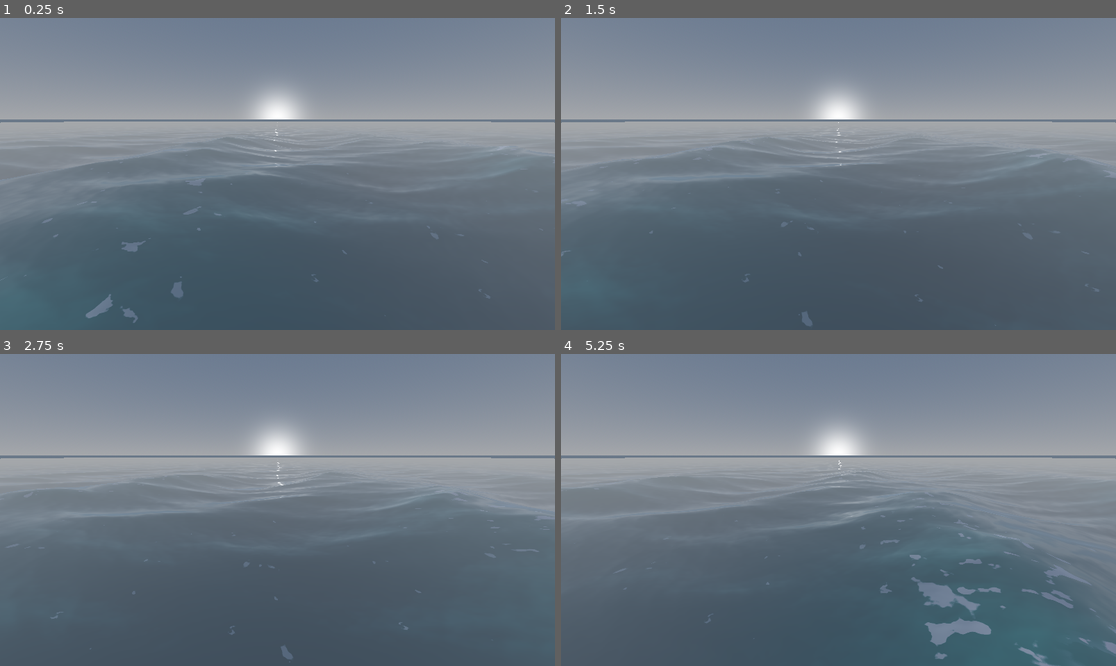
Above: before the commit, frames 1-4 (two rows, left to right).
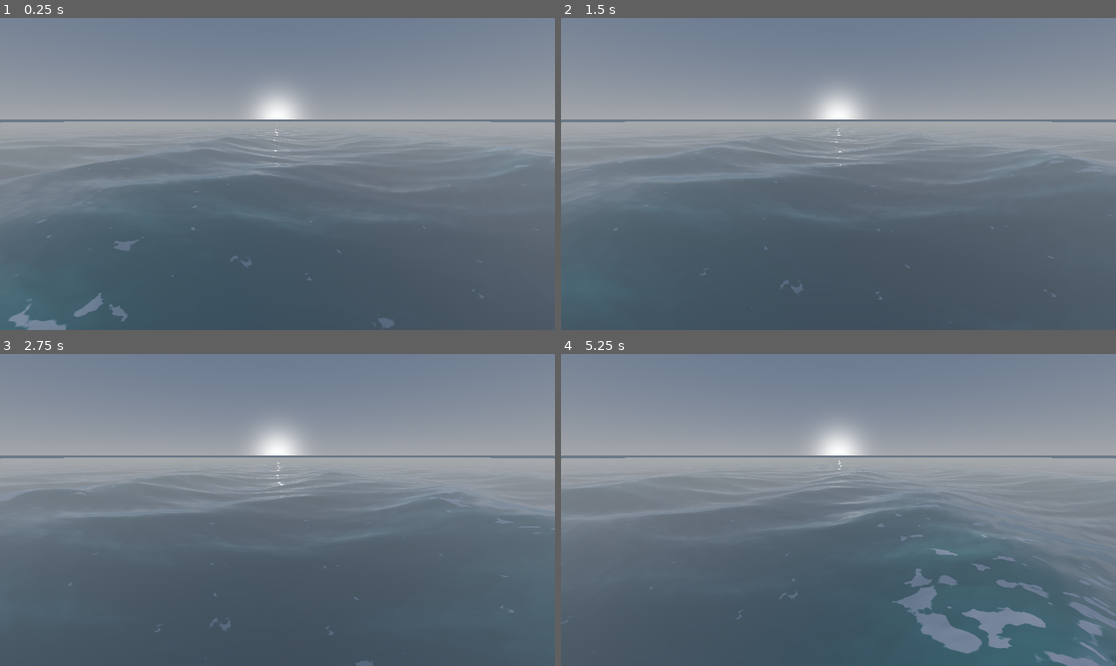
Above: after the commit, the same moments.

Repository: UrHighnez/ocean-simulation
Game: Godot game, scene res://world.tscn
The game is run twice, just before and just after one commit, with the same random seed, the same clock (stepped at 60 frames per second) and the same inputs.
Inputs:
- Up to frame 1 (0.25 s): no input
- Up to frame 2 (1.5 s): no input
- Up to frame 3 (2.75 s): no input
- Up to frame 4 (5.25 s): no input

The runs differ from the first frame. In frame 1, 1.1% of the frame differs, in the area x 0-89%, y 52-100%; in frame 2, 0.2%; in frame 3, 0.3%; in frame 4, 4.0%, in the area x 0-100%, y 48-100%.

Commit message:
update ripples for storm intensity

Diff:
--- a/ocean.gdshader
+++ b/ocean.gdshader
@@ -149,23 +149,26 @@
 
 // --- FRAGMENT SHADER ---
 void fragment() {
+    // --- GLOBAL STORM MODULATION ---
+    // Extracted to top-level to dynamically flatten geometry and disable foam simultaneously.
+    float storm_fade = smoothstep(0.0, 0.2, storm_intensity);
+
     // 1. DUAL-LAYER NORMAL MAPPING (MICRO-GEOMETRY)
     vec2 wind_dir_vec = rotate_dir(vec2(1.0, 0.0), wind_direction_degrees);
-
-    vec2 normal_uv1 = world_xz_var * normal_uv_scale + wind_dir_vec * TIME * normal_pan_speed.x;
-    // Offset scale and reverse/skew direction for the secondary layer to create chaotic intersections
-    vec2 normal_uv2 = world_xz_var * (normal_uv_scale * 1.3) - vec2(wind_dir_vec.y, wind_dir_vec.x) * TIME * normal_pan_speed.y;
+    float ripple_speed = mix(0.5, 2.5, storm_intensity);
+
+    vec2 normal_uv1 = world_xz_var * normal_uv_scale + wind_dir_vec * TIME * normal_pan_speed.x * ripple_speed;
+    vec2 normal_uv2 = world_xz_var * (normal_uv_scale * 1.3) - vec2(wind_dir_vec.y, wind_dir_vec.x) * TIME * normal_pan_speed.y * ripple_speed;
 
     vec3 n1 = texture(wave_normal_map, normal_uv1).rgb;
     vec3 n2 = texture(wave_normal_map, normal_uv2).rgb;
 
-    // Unpack, sum, and repack the normals (Simplified UDN Blending)
     vec3 t1 = n1 * 2.0 - 1.0;
     vec3 t2 = n2 * 2.0 - 1.0;
     vec3 combined_normal = normalize(vec3(t1.xy + t2.xy, t1.z));
 
     NORMAL_MAP = combined_normal * 0.5 + 0.5;
-    NORMAL_MAP_DEPTH = normal_scale;
+    NORMAL_MAP_DEPTH = normal_scale * storm_fade;
 
     // 2. HEIGHT & BASE COLOR CALCULATION
     float normalized_height = clamp(wave_height_var / max(0.1, local_max_height_var), 0.0, 1.0);
@@ -178,54 +181,56 @@
     albedo_color = mix(albedo_color, color_crest, mix_high);
 
     // 3. FRESNEL REFLECTANCE
-    // Calculates the angle between the camera view and the surface normal.
-    // Grazing angles return 1.0, facing angles return 0.0.
     float fresnel = pow(1.0 - clamp(dot(NORMAL, VIEW), 0.0, 1.0), fresnel_power);
-
-    // Mix the deep water color with the horizon color based on the Fresnel term.
-    // This physically grounds the water into the environment skybox.
     albedo_color = mix(albedo_color, horizon_color, fresnel * 0.8);
 
     // 4. SUBSURFACE SCATTERING (SSS) APPROXIMATION
-    // Light penetrates the peaks of the waves. We fake this volumetric transmittance
-    // by mapping the crest color into the EMISSION channel based on wave height.
     float sss_mask = smoothstep(0.4, 1.0, normalized_height);
     vec3 sss_emission = color_crest * sss_mask * sss_intensity;
 
-    // 5. FOAM CALCULATION (Unchanged logic, seamlessly applied over the new geometry)
+    // 5. FOAM CALCULATION
     float foam_mix = 0.0;
 
     if (vertex_dist_var < foam_max_render_distance) {
         float proximity_fade = 1.0 - smoothstep(foam_max_render_distance - foam_proximity_fade_margin, foam_max_render_distance, vertex_dist_var);
         float storm_foam_speed = mix(1.0, 2.5, storm_intensity);
 
-        vec2 world_pan_offset = wind_dir_vec * TIME * 0.8 * storm_foam_speed;
-        vec2 panned_world_xz = world_xz_var + world_pan_offset;
-
-        vec2 crest_noise_uv = panned_world_xz * foam_noise_scale;
-        float combined_crest_noise = pow(texture(foam_noise, crest_noise_uv).r, 2.0);
-
-        vec2 valley_noise_uv = (panned_world_xz + vec2(173.1, -231.7)) * valley_foam_scale;
-        vec2 fluid_warp = vec2(sin(world_xz_var.y * 0.15 + TIME * 0.8), cos(world_xz_var.x * 0.15 + TIME * 0.8)) * 0.04;
+        vec2 crest_uv_offset = wind_dir_vec * TIME * 0.04 * storm_foam_speed;
+        vec2 valley_uv_offset = wind_dir_vec * TIME * 0.005 * storm_foam_speed;
+
+        vec2 crest_noise_uv = world_xz_var * foam_noise_scale + crest_uv_offset;
+        float raw_crest_noise = texture(foam_noise, crest_noise_uv).r;
+        float combined_crest_noise = raw_crest_noise * raw_crest_noise;
+
+        vec2 valley_uncorrelated_xz = vec2(world_xz_var.y + 173.1, world_xz_var.x - 231.7);
+        vec2 valley_noise_uv = valley_uncorrelated_xz * valley_foam_scale + valley_uv_offset;
+
+        vec2 fluid_warp = vec2(
+            sin(world_xz_var.y * 0.15 + TIME * 0.8),
+            cos(world_xz_var.x * 0.15 + TIME * 0.8)
+        ) * 0.04;
         valley_noise_uv += fluid_warp;
 
-        float combined_valley_noise = pow(texture(foam_noise, valley_noise_uv).r, 2.0);
+        float raw_valley_noise = texture(foam_noise, valley_noise_uv).r;
+        float combined_valley_noise = raw_valley_noise * raw_valley_noise;
 
         float unified_noise = max(combined_crest_noise, combined_valley_noise);
-
-        float storm_fade = smoothstep(0.0, 0.2, storm_intensity);
 
         float dynamic_crest_level = foam_level * storm_fade;
         float crest_threshold = max(0.0, 1.0 - dynamic_crest_level - (storm_intensity * 0.4));
+
         float dynamic_valley_amount = valley_foam_amount * storm_fade;
         float valley_threshold = mix(1.0, 0.5, dynamic_valley_amount);
 
         float dynamic_threshold = mix(valley_threshold, crest_threshold, smoothstep(0.2, 0.8, normalized_height));
 
         float base_foam = smoothstep(dynamic_threshold, dynamic_threshold + foam_edge_softness, unified_noise);
-        base_foam *= mix(0.65, 1.0, normalized_height);
+
+        float opacity_fade = mix(0.65, 1.0, normalized_height);
+        base_foam *= opacity_fade;
 
         float peak_mask = smoothstep(0.85, 0.95, normalized_height);
+
         float sharp_threshold = mix(1.0, 0.3, storm_fade);
         float sharp_edge = peak_mask * smoothstep(sharp_threshold, sharp_threshold + foam_edge_softness, unified_noise);
 
@@ -236,7 +241,7 @@
     albedo_color = mix(albedo_color, color_foam, foam_mix);
 
     ALBEDO = albedo_color;
-    EMISSION = sss_emission * (1.0 - foam_mix); // Disable SSS where dense foam blocks light
-    ROUGHNESS = mix(0.02, 0.15, foam_mix); // Foam increases surface roughness
+    EMISSION = sss_emission * (1.0 - foam_mix);
+    ROUGHNESS = mix(0.02, 0.15, foam_mix);
     SPECULAR = 0.5;
 }
